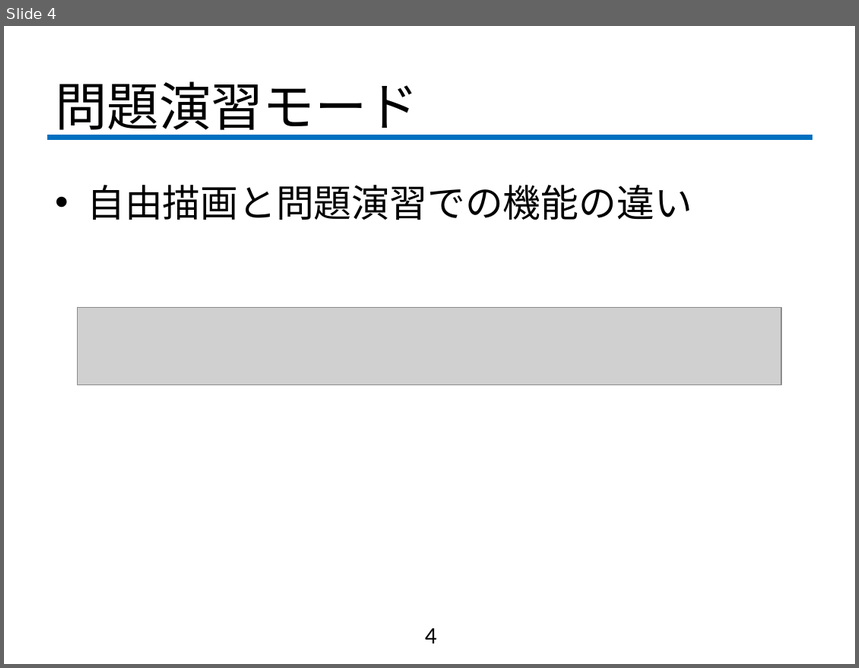
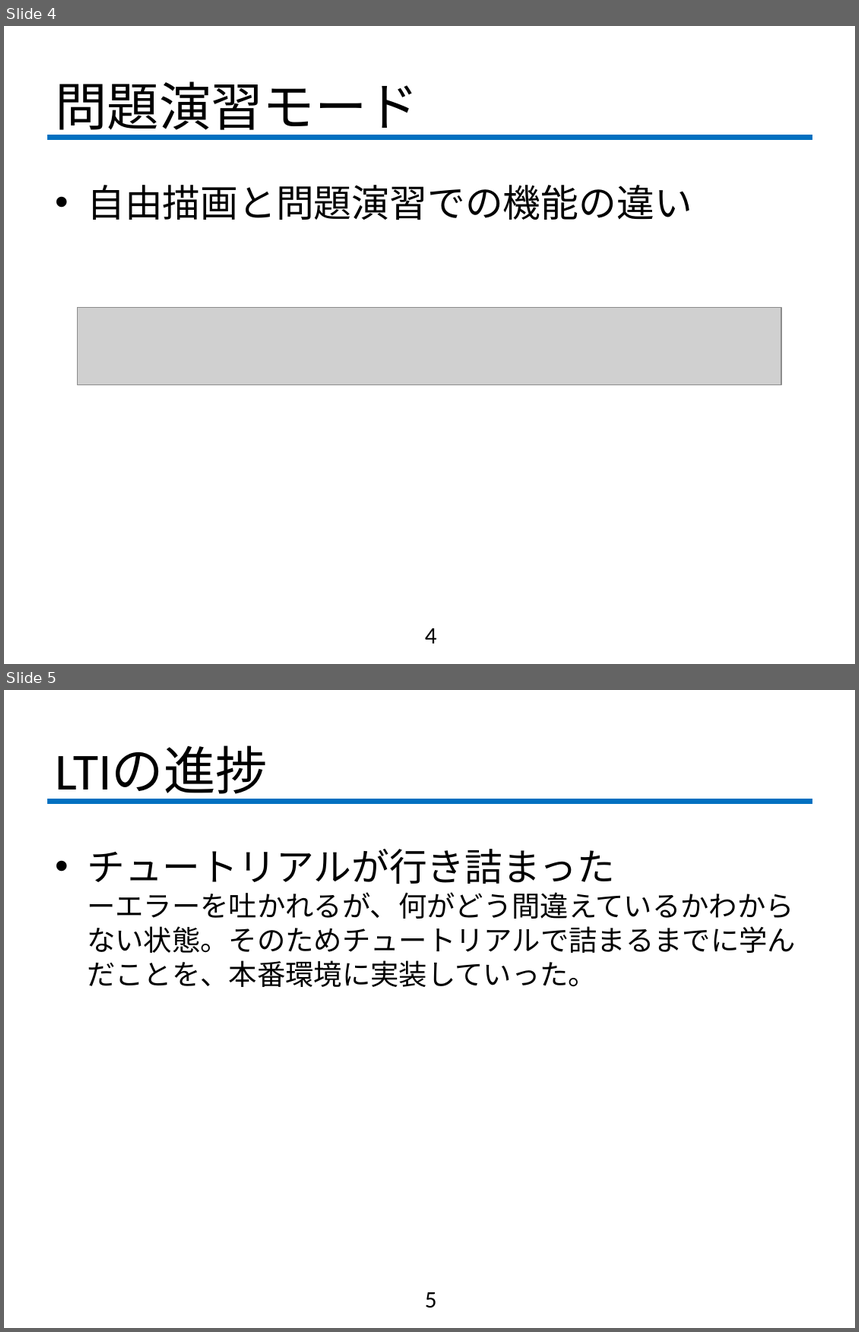
Before and after one commit to fujiLabo/fuji_simu, a slide deck: 1119進捗.pptx. Shown one above the other, each under a label of ours: slide 4 before the commit, slides 4 and 5 after it. The pictures are 859x668 and 859x1332 pixels, drawn with LibreOffice and Linux fonts; fonts in the diff are those of the drawing; grey boxes stand for pictures; background and template pictures are left out. Boxes give left, top, right and bottom in pixels: in the first picture for what was removed or moved away, otherwise in the second. Text is boxed around its words. In the diff, an @@ line names an element or a change of style, - is before the commit and + after.

```diff
--- a/1119進捗.pptx
+++ b/1119進捗.pptx
@@ slide 5 added at (x1=4, y1=690, x2=855, y2=1328), background #FFFFFF; not listed: 1 template element that a slide beside it also shows @@
@@ title added at (x1=55, y1=746, x2=268, y2=802), 44 pt, text #000000 @@
+LTIの進捗
@@ text added at (x1=87, y1=849, x2=796, y2=987), 24 pt, text #000000 @@
+• チュートリアルが行き詰まった
+  ーエラーを吐かれるが、何がどう間違えているかわからない状態。そのためチュートリアルで詰まるまでに学んだことを、本番環境に実装していった。
@@ page number added at (x1=425, y1=1293, x2=437, y2=1309), 20 pt, text #000000 @@
+5
```
Also in this commit, not shown: 1 slide changed, 3 other slides added.
